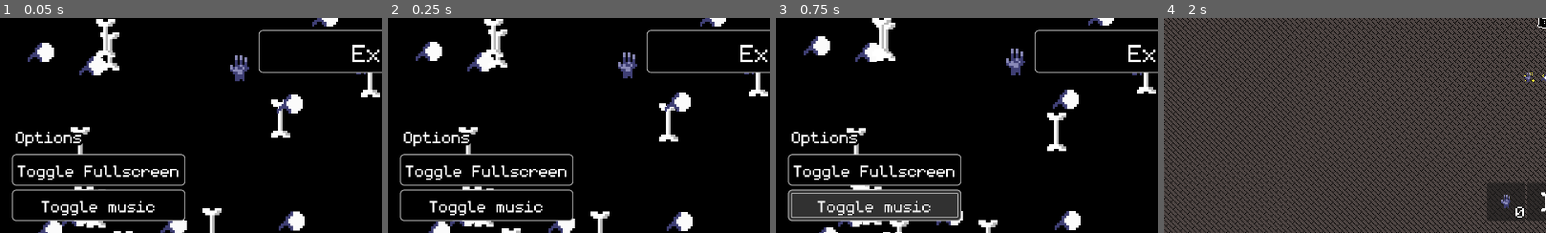
Above: before the commit, frames 1-4 (left to right).
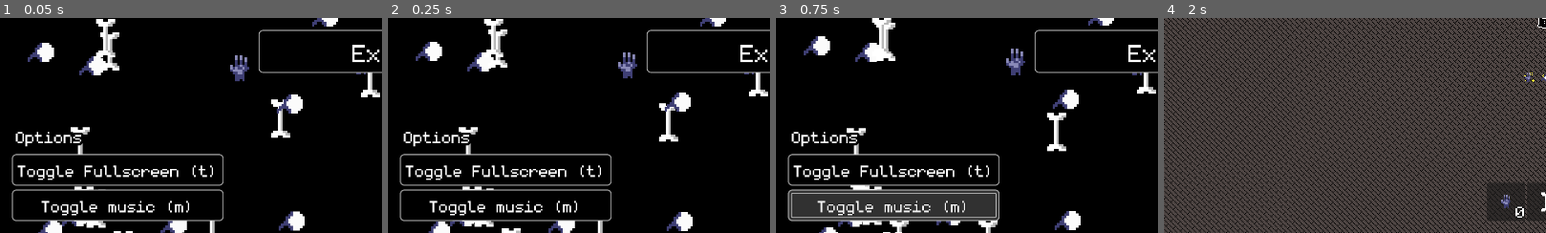
Above: after the commit, the same moments.

Repository: pablopenna/out-of-philosophers-stones
Game: Godot game, scene res://scenes/levels/main_menu.tscn
Same seed, same stepped clock (60 frames per second), same inputs: the game is played once before the commit and once after it.
Inputs:
- Up to frame 1 (0.05 s): no input
- Up to frame 2 (0.25 s): no input
- Up to frame 3 (0.75 s): click "Toggle music" (after the commit: "Toggle music (m)") at 0.5 s
- Up to frame 4 (2 s): click "Start Game" at 1.25 s
The pictures show only the part of the screen within x 0-50%, y 50-100%; the shares and areas given below are measured in that part.

The runs differ from the first frame. In frame 1, 0.9% of the frame differs, in the area x 44-59%, y 63-95%; in frame 2, 0.9%; in frame 3, 2.0%; in frame 4, nothing differs.

Commit message:
Fullscreen and music can now be toggled at anytime pressing t or m

Diff:
--- a/project.godot
+++ b/project.godot
@@ -18,10 +18,11 @@
 
 [autoload]
 
-GlobalEvents="*res://scenes/global_events.gd"
+GlobalEvents="*res://scenes/auto_loads/global_events.gd"
 AddToTreeUtils="*res://scenes/auto_loads/add_to_tree_utils.gd"
 SceneLoaderUtil="*res://scenes/auto_loads/scene_loader_util.gd"
-GlobalMusicPlayer="*res://scenes/global_music_player.gd"
+GlobalMusicPlayer="*res://scenes/auto_loads/global_music_player.gd"
+FullScreenUtil="*res://scenes/auto_loads/full_screen_util.gd"
 
 [debug]
 
@@ -88,6 +89,16 @@
 "events": [Object(InputEventKey,"resource_local_to_scene":false,"resource_name":"","device":-1,"window_id":0,"alt_pressed":false,"shift_pressed":false,"ctrl_pressed":false,"meta_pressed":false,"pressed":false,"keycode":0,"physical_keycode":51,"key_label":0,"unicode":51,"echo":false,"script":null)
 ]
 }
+toggle_music={
+"deadzone": 0.5,
+"events": [Object(InputEventKey,"resource_local_to_scene":false,"resource_name":"","device":-1,"window_id":0,"alt_pressed":false,"shift_pressed":false,"ctrl_pressed":false,"meta_pressed":false,"pressed":false,"keycode":0,"physical_keycode":77,"key_label":0,"unicode":109,"echo":false,"script":null)
+]
+}
+toggle_fullscreen={
+"deadzone": 0.5,
+"events": [Object(InputEventKey,"resource_local_to_scene":false,"resource_name":"","device":-1,"window_id":0,"alt_pressed":false,"shift_pressed":false,"ctrl_pressed":false,"meta_pressed":false,"pressed":false,"keycode":0,"physical_keycode":84,"key_label":0,"unicode":116,"echo":false,"script":null)
+]
+}
 
 [layer_names]
 
--- /dev/null
+++ b/scenes/auto_loads/full_screen_util.gd
@@ -0,0 +1,18 @@
+extends Node # Autoload
+
+var _is_fullscreen: bool
+
+func _ready():
+	_is_fullscreen = false
+
+func toggle_fullscreen():
+	if not _is_fullscreen:
+		DisplayServer.window_set_mode(DisplayServer.WINDOW_MODE_FULLSCREEN)
+		_is_fullscreen = true
+	else:
+		DisplayServer.window_set_mode(DisplayServer.WINDOW_MODE_WINDOWED)
+		_is_fullscreen = false
+
+func _input(event):
+	if event.is_action_pressed("toggle_fullscreen"):
+		toggle_fullscreen()
--- a/scenes/global_music_player.gd
+++ b/scenes/auto_loads/global_music_player.gd
@@ -30,3 +30,11 @@
 func play_track(trackName: Tracks) -> void:
 	_set_track(trackName)
 	play()
+
+# Key press handling
+func _input(event):
+	if event.is_action_pressed("toggle_music"):
+		if playing:
+			stop()
+		else:
+			play()
--- a/scenes/ui/main_menu/main_menu_ui.tscn
+++ b/scenes/ui/main_menu/main_menu_ui.tscn
@@ -153,14 +153,14 @@
 [node name="FullScreen" type="Button" parent="Control/MarginContainer/OptionsContainer"]
 layout_mode = 2
 theme_override_font_sizes/font_size = 64
-text = "Toggle Fullscreen"
+text = "Toggle Fullscreen (t)"
 script = ExtResource("6_k0xn6")
 
 [node name="ToggleSound" type="Button" parent="Control/MarginContainer/OptionsContainer"]
 layout_mode = 2
 theme_override_constants/icon_max_width = 100
 theme_override_font_sizes/font_size = 64
-text = "Toggle music"
+text = "Toggle music (m)"
 script = ExtResource("7_5lo5m")
 
 [connection signal="pressed" from="Control/MarginContainer/ButtonsContainer/Exit" to="Control/MarginContainer/ButtonsContainer/Exit" method="_on_pressed"]
--- a/scenes/ui/main_menu/toggle_fullscreen.gd
+++ b/scenes/ui/main_menu/toggle_fullscreen.gd
@@ -1,15 +1,7 @@
 extends Button
 
-var is_fullscreen: bool
-
 func _ready():
-	is_fullscreen = false
 	pressed.connect(_fullscreen)
 
 func _fullscreen():
-	if not is_fullscreen:
-		DisplayServer.window_set_mode(DisplayServer.WINDOW_MODE_FULLSCREEN)
-		is_fullscreen = true
-	else:
-		DisplayServer.window_set_mode(DisplayServer.WINDOW_MODE_WINDOWED)
-		is_fullscreen = false
+	FullScreenUtil.toggle_fullscreen()
Renamed: scenes/global_events.gd -> scenes/auto_loads/global_events.gd
